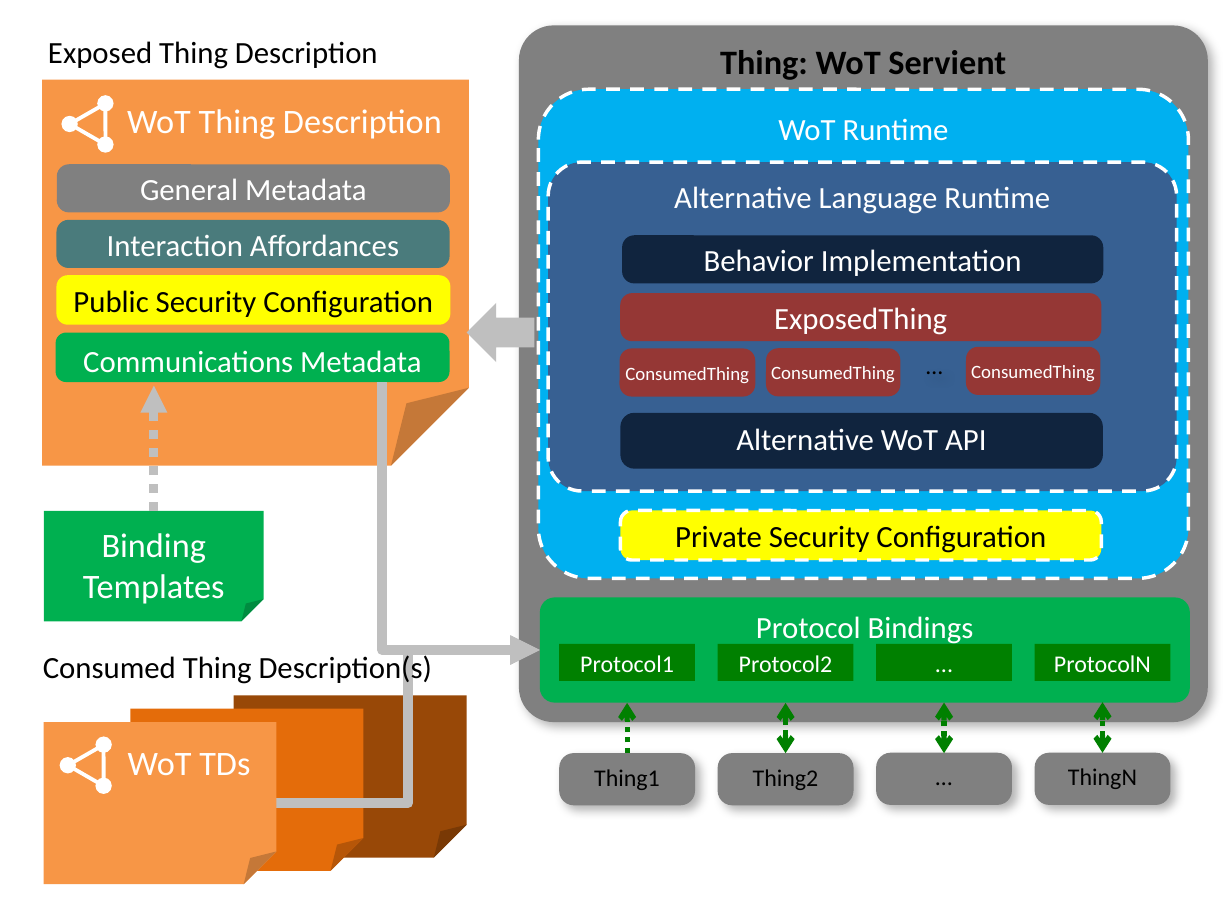
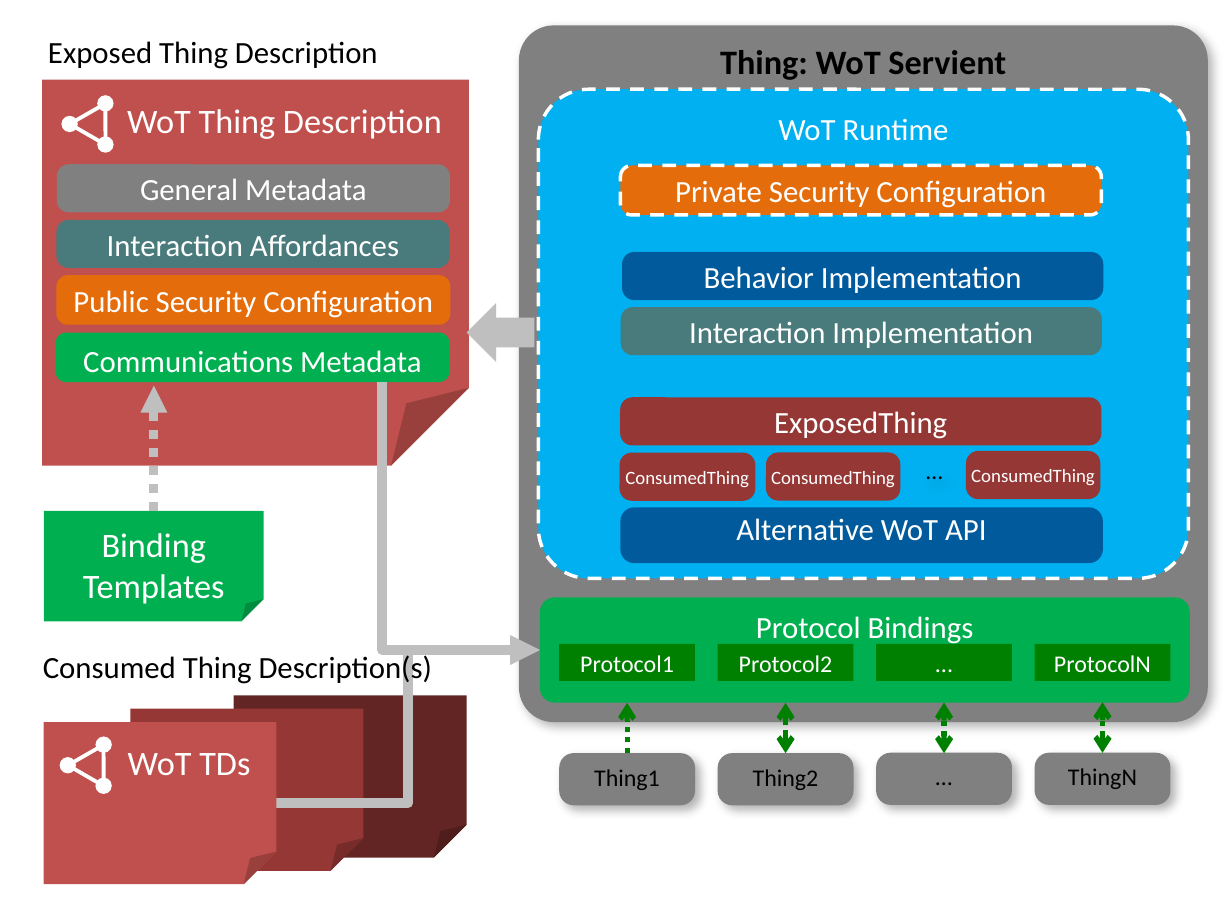
Before and after one commit to w3c/wot-architecture, a slide deck: slide 10 of images/wot-architecture-figures-new2.pptx (slide 9 before the commit). Drawn at 1232x924 pixels with LibreOffice and Linux fonts; fonts in the diff are those of the drawing. Boxes give left, top, right and bottom in pixels: in the first picture for what was removed or moved away, otherwise in the second. Text is boxed around its words. In the diff, an @@ line names an element or a change of style, - is before the commit and + after.

```diff
--- a/images/wot-architecture-figures-new2.pptx
+++ b/images/wot-architecture-figures-new2.pptx
@@ folded corner "WoT Thing Description" at (x1=42, y1=80, x2=468, y2=466): fill #F79646 to #C0504D @@
@@ rounded rectangle removed at (x1=548, y1=163, x2=1177, y2=492) @@
-Alternative Language Runtime
@@ rounded rectangle "Private Security Configuration" at (x1=621, y1=165, x2=1101, y2=214): text colour #000000 to #FFFFFF; fill #FFFF00 to #E46C0A @@
@@ rounded rectangle "Private Security Configuration" moved from (x1=621, y1=510, x2=1101, y2=559) to (x1=621, y1=165, x2=1101, y2=214) @@
@@ rounded rectangle "Behavior Implementation" moved from (x1=622, y1=235, x2=1104, y2=283) to (x1=622, y1=253, x2=1104, y2=301) @@
@@ rounded rectangle "Behavior Implementation" at (x1=622, y1=253, x2=1104, y2=301): fill #0F243E to #005A9C @@
@@ rounded rectangle "Public Security Configuration" at (x1=57, y1=275, x2=451, y2=324): text colour #000000 to #FFFFFF; fill #FFFF00 to #E46C0A @@
@@ rounded rectangle added at (x1=621, y1=307, x2=1103, y2=355), fill #4A7B7C, 18 pt, text #FFFFFF @@
+Interaction Implementation
@@ 4 rounded rectangles, 1 text moved together from (x1=620, y1=293, x2=1101, y2=397) to (x1=620, y1=398, x2=1101, y2=500) @@
@@ rounded rectangle "Alternative WoT API" moved from (x1=621, y1=413, x2=1104, y2=468) to (x1=621, y1=508, x2=1104, y2=563) @@
@@ rounded rectangle "Alternative WoT API" at (x1=621, y1=508, x2=1104, y2=563): vertical alignment middle to bottom; fill #0F243E to #005A9C @@
@@ folded corner at (x1=131, y1=708, x2=363, y2=871): fill #E46C0A to #953735 @@
@@ folded corner at (x1=234, y1=695, x2=467, y2=857): fill #984807 to #632523 @@
@@ folded corner "WoT TDs" at (x1=43, y1=722, x2=276, y2=885): fill #F79646 to #C0504D @@
```
Also in this commit, not shown: 6 other slides changed, 4 slides added, 1 slide removed.
